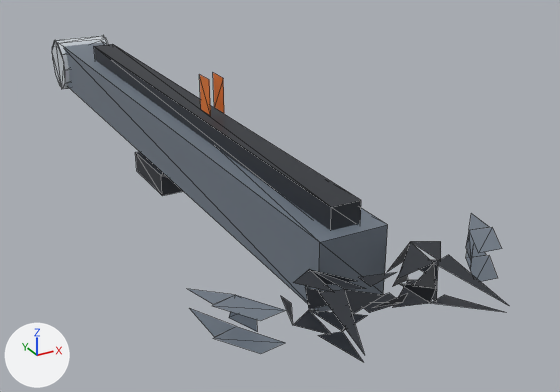
The glTF model client/public/assets/sw5e-weapons/bolt-thrower.lod.glb as it was, and as the next commit left it.
One viewpoint serves both versions: a 50 mm lens placed at (-0.306, -0.782, 0.28), pointed at (0.08, -0.079, -0.072). Every picture has the same lights, and +X, +Y and +Z are marked at lower left. The older version comes first. Mesh edges are drawn as thin lines. Where no turn or scale is listed for an object, it has been applied to the vertices.

Objects in the first picture: 'm'.
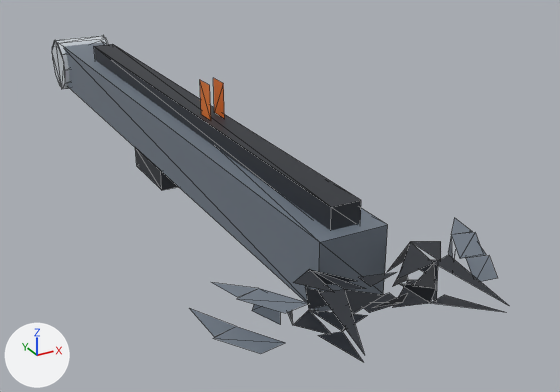
Boxes (x1, y1, x2, y2) around the edits, measured in the pictures (560 x 392 px; the box of a moved part takes in the faces that stretch with it):
part 1 of me_m, moved or reshaped: before (466, 214, 501, 267); after (448, 218, 483, 259)
part 2 of me_m, moved or reshaped: before (188, 289, 285, 332); after (213, 283, 309, 325)
part 3 of me_m, moved or reshaped: before (136, 152, 183, 196); after (135, 147, 178, 190)
part 4 of me_m, moved or reshaped: before (199, 74, 211, 116); after (200, 80, 211, 121)
part 5 of me_m, moved or reshaped: before (213, 73, 224, 113); after (213, 78, 225, 119)

The change in detail:
me_m is used by ob_m; location (0.0, 0.0008, 0.0).
me_m had 144 vertices, 110 faces and spanned x -0.132..0.132, y -0.449..0.449, z -0.077..0.077.
me_m now has 144 vertices, 110 faces and spans x -0.132..0.132, y -0.449..0.449, z -0.071..0.072.
me_m part 1: the loose piece of 10 vertices spanning x 0.085..0.132, y -0.393..-0.329, z -0.029..-0.002 is moved by (-0.019, 0.0, 0.0).
me_m part 2: the loose piece of 9 vertices spanning x -0.132..-0.085, y -0.393..-0.329, z -0.027..-0.002 is moved by (0.019, 0.0, 0.0).
me_m part 3: the loose piece of 8 vertices spanning x -0.031..0.031, y -0.003..0.083, z -0.077..-0.053 is moved by (0.0, 0.0, 0.007).
me_m part 4: the loose piece of 4 vertices spanning x -0.007, y -0.096..-0.072, z 0.04..0.077 is moved by (0.0, 0.0, -0.005).
me_m part 5: the loose piece of 4 vertices spanning x 0.007, y -0.096..-0.072, z 0.04..0.077 is moved by (0.0, 0.0, -0.005).
